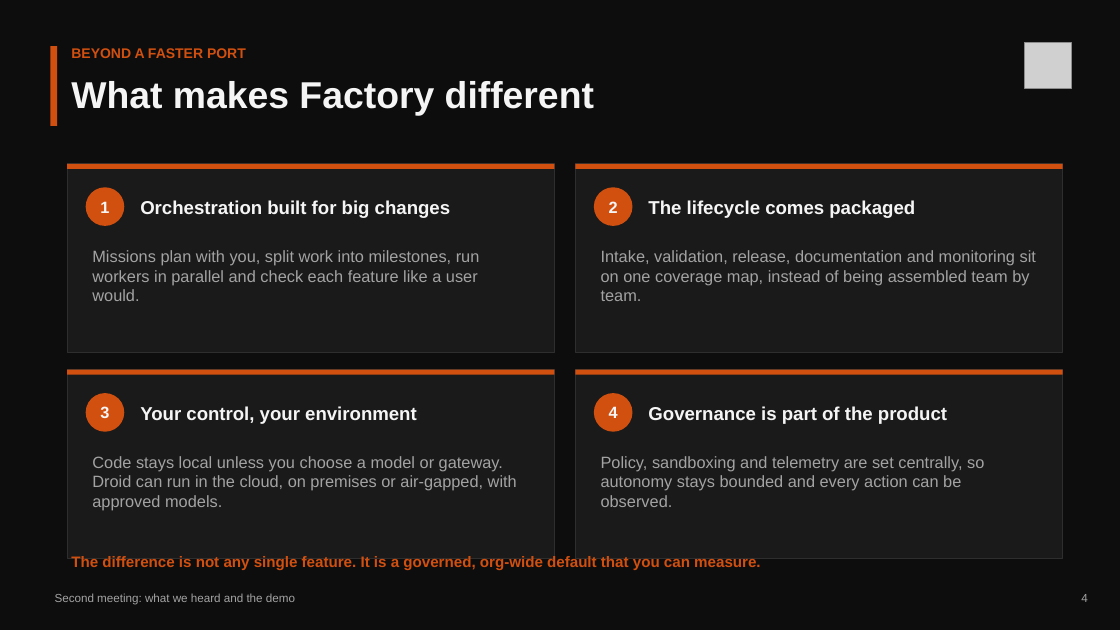
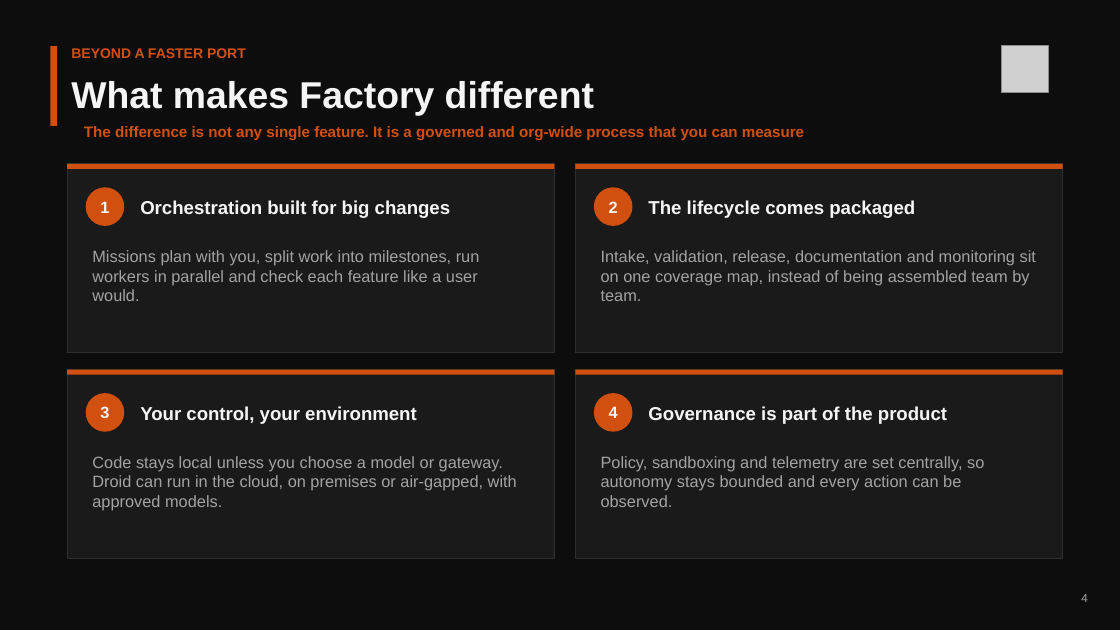
Before and after one commit to amrosman-personal-2023/FactoryApp, a slide deck: slide 4 of Documents/Factory-Second-Meeting.pptx. Drawn at 1120x630 pixels with LibreOffice and Linux fonts; fonts in the diff are those of the drawing; grey boxes stand for pictures. Boxes give left, top, right and bottom in pixels: in the first picture for what was removed or moved away, otherwise in the second. Text is boxed around its words. In the diff, an @@ line names an element or a change of style, - is before the commit and + after.

```diff
--- a/Documents/Factory-Second-Meeting.pptx
+++ b/Documents/Factory-Second-Meeting.pptx
@@ picture moved from (x1=1025, y1=42, x2=1071, y2=88) to (x1=1002, y1=46, x2=1049, y2=92) @@
@@ text at (x1=84, y1=126, x2=804, y2=140): text changed @@
-The difference is not any single feature. It is a governed, org-wide default that you can measure.
+The difference is not any single feature. It is a governed and org-wide process that you can measure
@@ text removed at (x1=55, y1=593, x2=295, y2=605) @@
-Second meeting: what we heard and the demo
```
Also in this commit, not shown: 6 other slides changed, 1 slide added, 1 slide removed, 1 other file.
